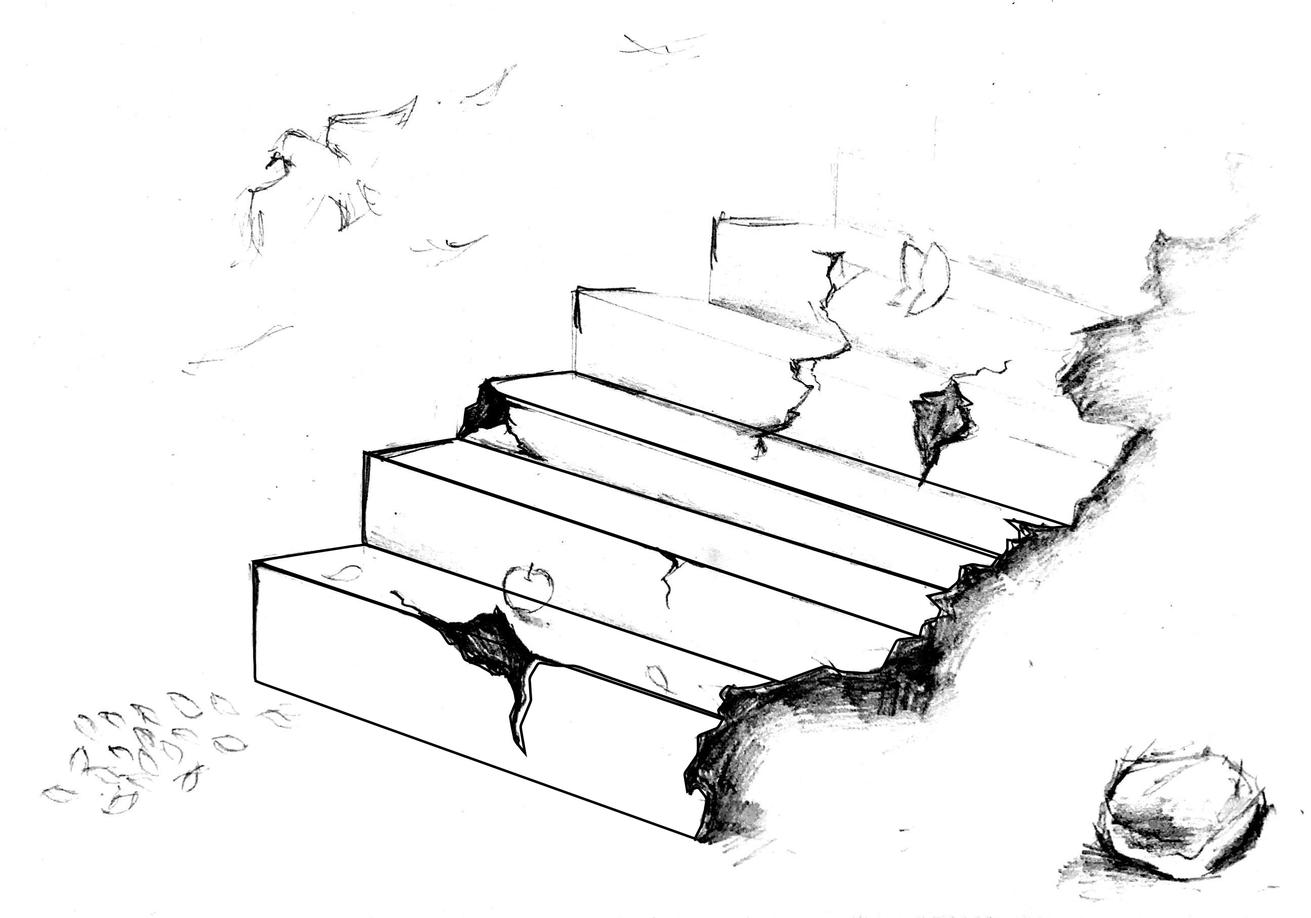
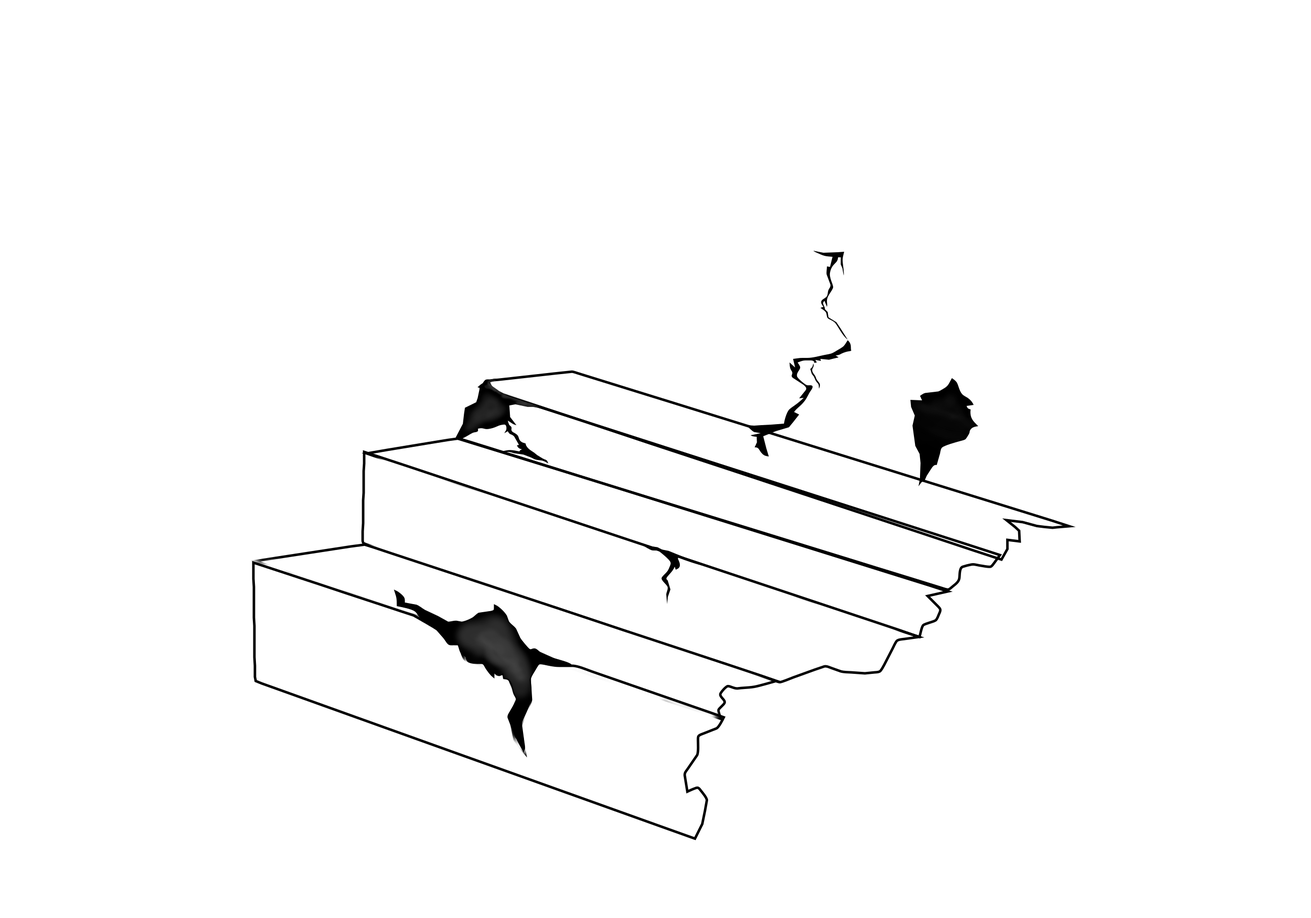
Layered file, before and after one edit (w=1311, h=918). Changes by layer:
added layer "Long Crack" above "Stair 4 Crack 1 grey" over [746, 250, 851, 457]
added layer "Stair 4 Crack 1 grey" above "Stair 4 Crack 1" over [906, 390, 978, 452]
added layer "Stair 4 Crack 1" above "Stair 3 Crack 1" over [910, 378, 978, 487]
added layer "Stair 3 Crack 1" above "Stair 2 Crack 1" over [457, 378, 549, 464]
added layer "Stair 2 Crack 1" above "Stair 1 Crack 1 color" over [636, 541, 705, 605]
added layer "Stair 1 Crack 1 color" above "Stair 1 Crack 1 outline" over [395, 592, 571, 750]
added layer "Stair 1 Crack 1 outline" above "Stair 3 top outline" over [393, 589, 574, 753]
painted on "Stair 2 top outline" over [372, 455, 906, 634]
painted on "Stair 2 outline" over [364, 543, 784, 684]
painted on "Stair 1 top outline" over [249, 556, 722, 721]
painted on "Stair 1 outline" over [461, 653, 532, 757]
hid "new doc 2018-08-04 16.56.00_1.jpg" over [0, 0, 1307, 918]
